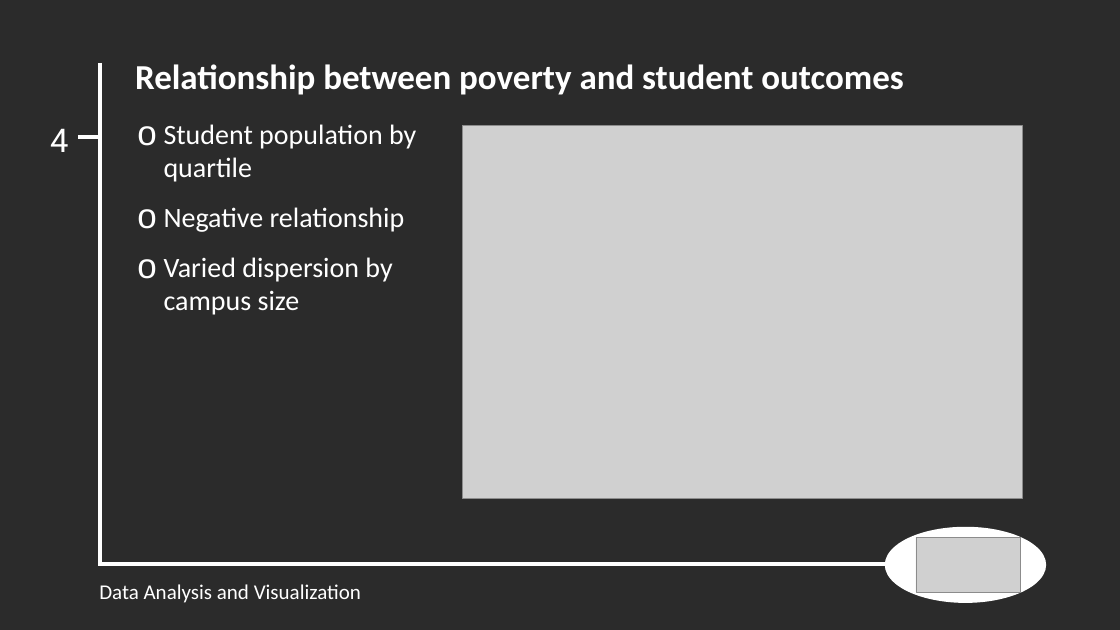
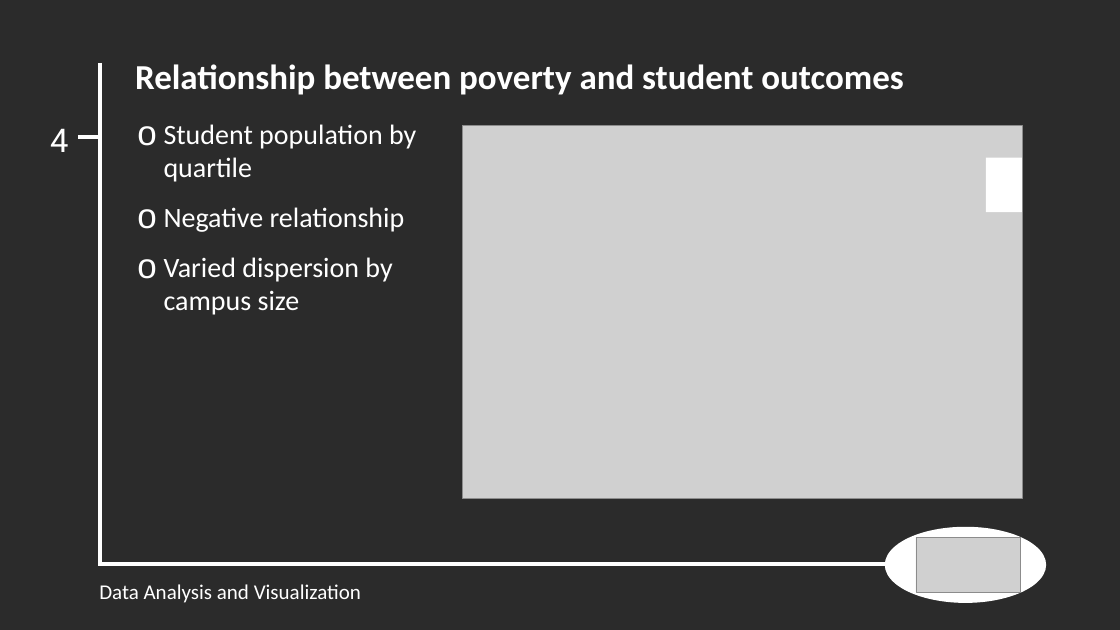
Before and after one commit to schoolperformanceproject/BetterSchools, a slide deck: slide 4 of EdPresentation.pptx. Drawn at 1120x630 pixels with LibreOffice and Linux fonts; fonts in the diff are those of the drawing; grey boxes stand for pictures; background and template pictures are left out; a plain dark background stands for a picture behind light text. Boxes give left, top, right and bottom in pixels: in the first picture for what was removed or moved away, otherwise in the second. Text is boxed around its words. In the diff, an @@ line names an element or a change of style, - is before the commit and + after.

```diff
--- a/EdPresentation.pptx
+++ b/EdPresentation.pptx
@@ rectangle added at [986,158,1023,213], fill #FFFFFF @@
```
Also in this commit, not shown: 6 other slides changed, 1 other file.
